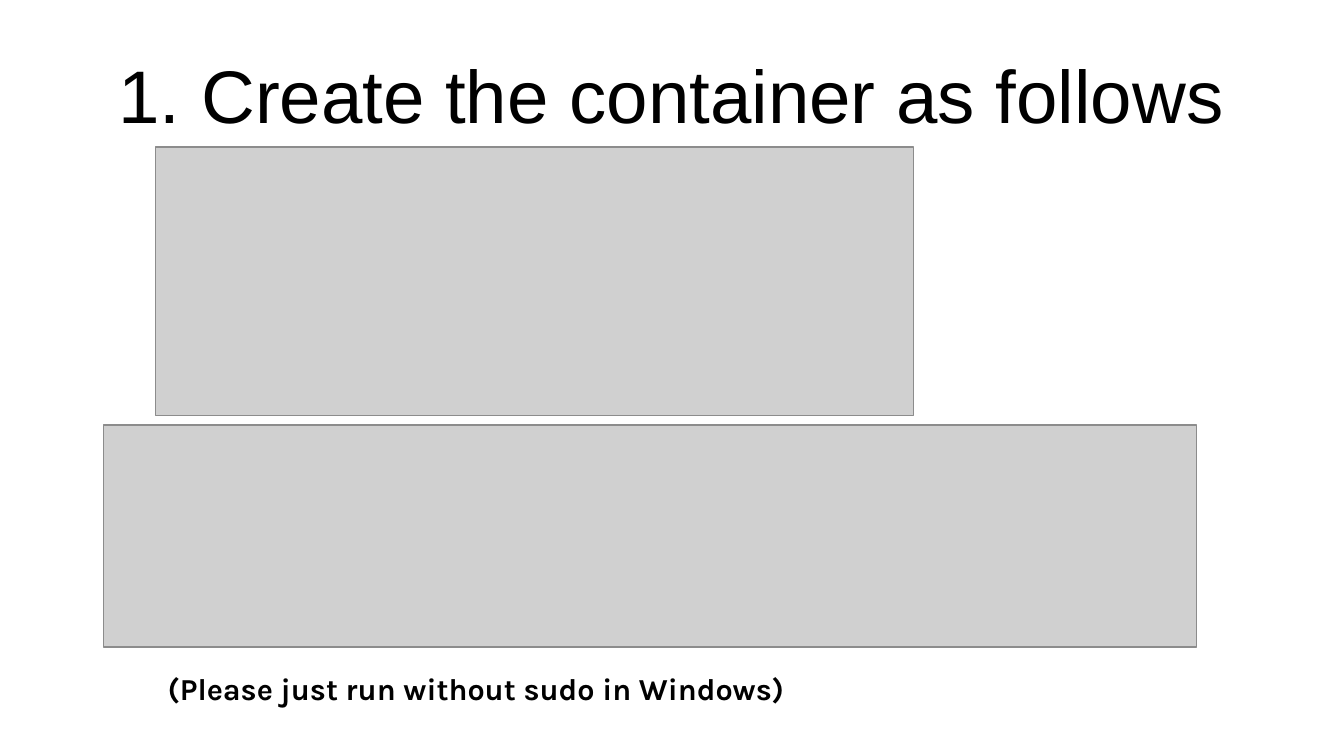
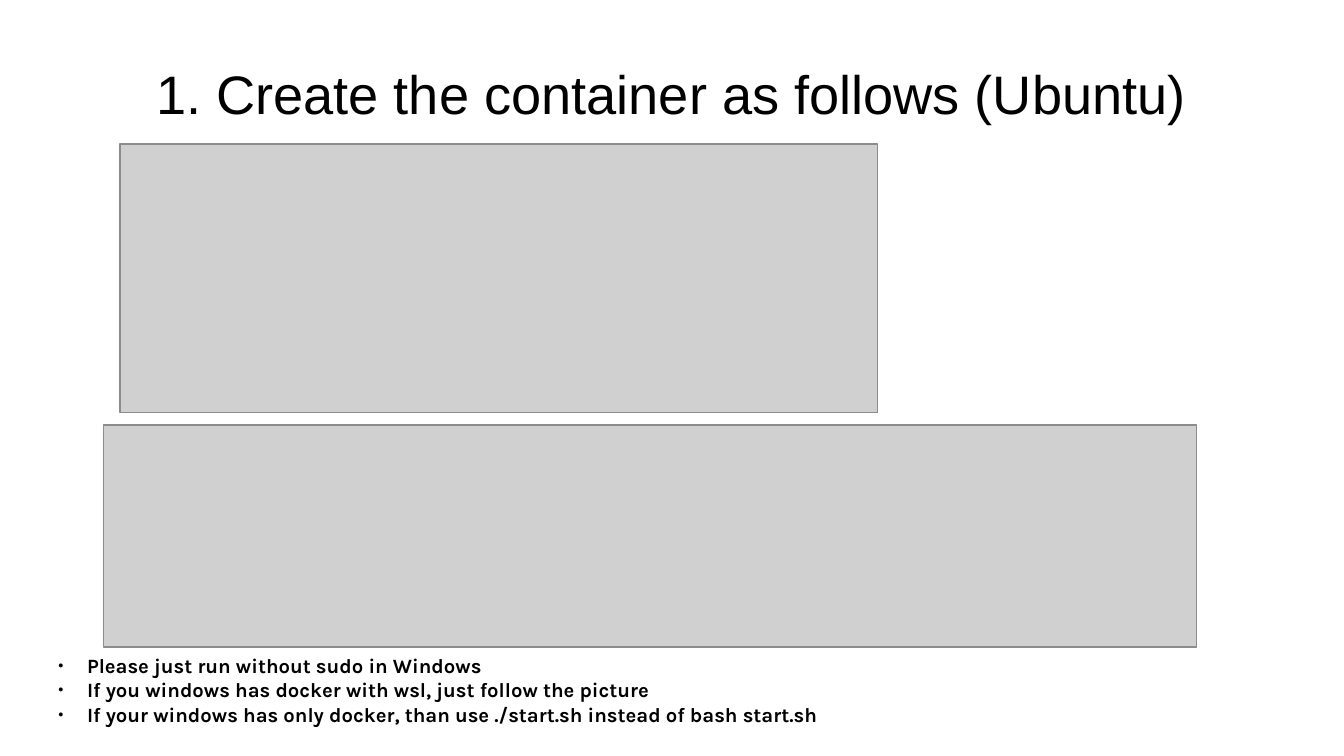
Before and after one commit to intellistream/CANDY, a slide deck: slide 5 of installation/docker/Setup.odp. Drawn at 1344x756 pixels with LibreOffice and Linux fonts; fonts in the diff are those of the drawing; grey boxes stand for pictures. Boxes give left, top, right and bottom in pixels: in the first picture for what was removed or moved away, otherwise in the second. Text is boxed around its words. In the diff, an @@ line names an element or a change of style, - is before the commit and + after.

```diff
--- a/installation/docker/Setup.odp
+++ b/installation/docker/Setup.odp
@@ title at box(156, 74, 1186, 124): text changed; size 44 to 32 pt @@
-1. Create the container as follows
+1. Create the container as follows (Ubuntu)
@@ picture: place and size @@
-picture at box(156, 148, 913, 416)
+picture at box(120, 144, 877, 412)
@@ text at box(87, 658, 817, 727): text changed; size 18 to 12 pt @@
-(Please just run without sudo in Windows)
+● Please just run without sudo in Windows
+● If you windows has docker with wsl, just follow the picture
+● If your windows has only docker, than use ./start.sh instead of bash start.sh
```
Also in this commit, not shown: 1 other slide changed, 1 slide added, 7 other files.
